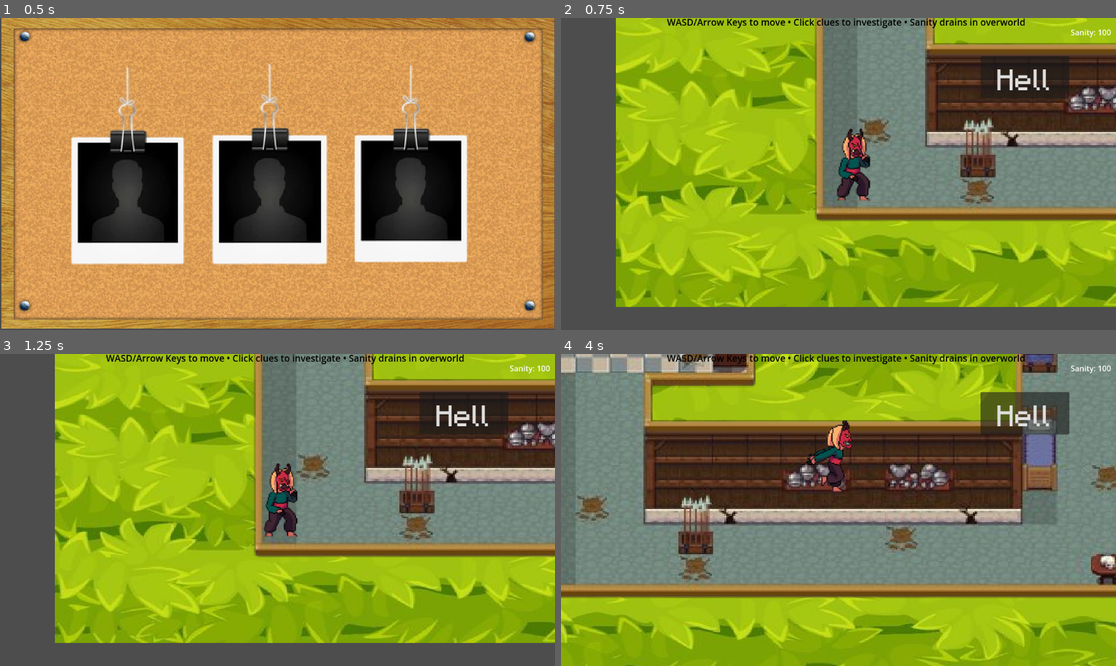
Above: before the commit, frames 1-4 (two rows, left to right).
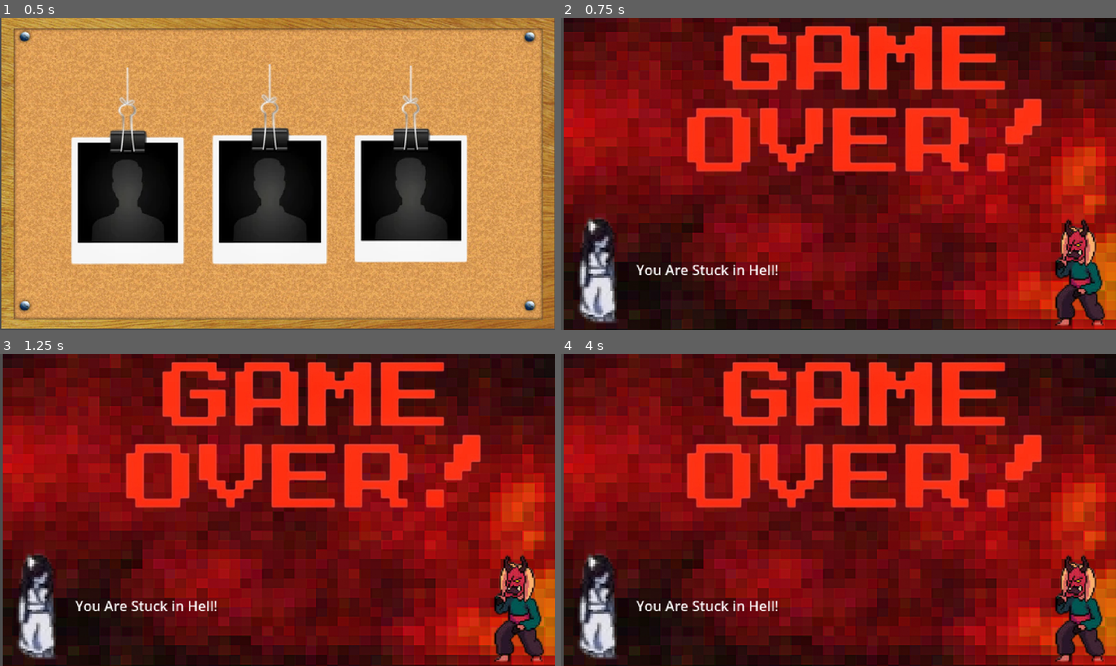
Above: after the commit, the same moments.

Repository: ShauryaVatsal/DaydreamGamejam
Game: Godot game, scene res://scenes/guessing.tscn
The game is run twice, just before and just after one commit, with the same random seed, the same clock (stepped at 60 frames per second) and the same inputs. This scene is started directly instead of the project's main scene.
Inputs (mouse positions are in pixels of both pictures, inside the frame that each line leads up to):
- Up to frame 1 (0.5 s): no input
- Up to frame 2 (0.75 s): click (688, 202) at 0.5 s
- Up to frame 3 (1.25 s): no input
- Up to frame 4 (4 s): tap Enter at 1.25 s; hold Right (Right) 1.28-2.03 s; tap Up (Jump) at 1.52, 2.27, 3.77 s; hold Down (Down) 2.03-2.78 s; hold Right (Right) 2.78-3.53 s; hold W from 3.53 s (still down)

Frame 1 is identical in both runs. In frame 2, 99% of the frame differs, in the area x 0-100%, y 0-100%; in frame 3, 99%; in frame 4, 100%.

Commit message:
added win and lose screen

Diff:
--- /dev/null
+++ b/scenes/dead.tscn
@@ -0,0 +1,151 @@
+[gd_scene load_steps=20 format=3 uid="uid://d1kikrtkc1kf1"]
+
+[ext_resource type="Texture2D" uid="uid://bbxt8gsj8kn8i" path="res://assets/flippedghots.png" id="1_tnkcu"]
+[ext_resource type="Texture2D" uid="uid://b4wo2lt55qfkk" path="res://assets/hellbg.jpg" id="2_2s5mr"]
+[ext_resource type="Texture2D" uid="uid://ddcfjo8kfd045" path="res://assets/spirte_sheet-removebg-preview.png" id="2_70h2h"]
+[ext_resource type="Texture2D" uid="uid://ddb8ugdhbjek2" path="res://assets/backgameoverdone.png" id="3_70h2h"]
+
+[sub_resource type="AtlasTexture" id="AtlasTexture_dn0c2"]
+atlas = ExtResource("1_tnkcu")
+region = Rect2(1001, 0, 143, 170)
+
+[sub_resource type="AtlasTexture" id="AtlasTexture_5k6an"]
+atlas = ExtResource("1_tnkcu")
+region = Rect2(858, 0, 143, 170)
+
+[sub_resource type="AtlasTexture" id="AtlasTexture_y7112"]
+atlas = ExtResource("1_tnkcu")
+region = Rect2(715, 0, 143, 170)
+
+[sub_resource type="AtlasTexture" id="AtlasTexture_n2800"]
+atlas = ExtResource("1_tnkcu")
+region = Rect2(572, 0, 143, 170)
+
+[sub_resource type="AtlasTexture" id="AtlasTexture_fk8rp"]
+atlas = ExtResource("1_tnkcu")
+region = Rect2(429, 0, 143, 170)
+
+[sub_resource type="SpriteFrames" id="SpriteFrames_wnlw2"]
+animations = [{
+"frames": [{
+"duration": 1.0,
+"texture": SubResource("AtlasTexture_dn0c2")
+}, {
+"duration": 1.0,
+"texture": SubResource("AtlasTexture_5k6an")
+}, {
+"duration": 1.0,
+"texture": SubResource("AtlasTexture_y7112")
+}, {
+"duration": 1.0,
+"texture": SubResource("AtlasTexture_n2800")
+}, {
+"duration": 1.0,
+"texture": SubResource("AtlasTexture_fk8rp")
+}],
+"loop": true,
+"name": &"default",
+"speed": 5.0
+}]
+
+[sub_resource type="CapsuleShape2D" id="CapsuleShape2D_kar5w"]
+radius = 95.0
+height = 228.0
+
+[sub_resource type="CapsuleShape2D" id="CapsuleShape2D_dn0c2"]
+radius = 66.0
+height = 220.0
+
+[sub_resource type="AtlasTexture" id="AtlasTexture_wnlw2"]
+atlas = ExtResource("2_70h2h")
+region = Rect2(68, 0, 68, 81)
+
+[sub_resource type="AtlasTexture" id="AtlasTexture_kar5w"]
+atlas = ExtResource("2_70h2h")
+region = Rect2(136, 0, 68, 81)
+
+[sub_resource type="AtlasTexture" id="AtlasTexture_3lilf"]
+atlas = ExtResource("2_70h2h")
+region = Rect2(204, 0, 68, 81)
+
+[sub_resource type="AtlasTexture" id="AtlasTexture_f4rch"]
+atlas = ExtResource("2_70h2h")
+region = Rect2(272, 0, 68, 81)
+
+[sub_resource type="AtlasTexture" id="AtlasTexture_xr3n6"]
+atlas = ExtResource("2_70h2h")
+region = Rect2(340, 0, 68, 81)
+
+[sub_resource type="AtlasTexture" id="AtlasTexture_k0dsp"]
+atlas = ExtResource("2_70h2h")
+region = Rect2(408, 0, 68, 81)
+
+[sub_resource type="SpriteFrames" id="SpriteFrames_lm3p2"]
+animations = [{
+"frames": [{
+"duration": 1.0,
+"texture": SubResource("AtlasTexture_wnlw2")
+}, {
+"duration": 1.0,
+"texture": SubResource("AtlasTexture_kar5w")
+}, {
+"duration": 1.0,
+"texture": SubResource("AtlasTexture_3lilf")
+}, {
+"duration": 1.0,
+"texture": SubResource("AtlasTexture_f4rch")
+}, {
+"duration": 1.0,
+"texture": SubResource("AtlasTexture_xr3n6")
+}, {
+"duration": 1.0,
+"texture": SubResource("AtlasTexture_k0dsp")
+}],
+"loop": true,
+"name": &"default",
+"speed": 5.0
+}]
+
+[node name="Dead" type="Node2D"]
+
+[node name="Node2D" type="Node2D" parent="."]
+
+[node name="CharacterBody2D" type="CharacterBody2D" parent="Node2D"]
+
+[node name="AnimatedSprite2D" type="AnimatedSprite2D" parent="Node2D/CharacterBody2D"]
+position = Vector2(1125.2501, 508.24826)
+scale = Vector2(2.1853147, 2.1853147)
+sprite_frames = SubResource("SpriteFrames_wnlw2")
+
+[node name="CollisionShape2D" type="CollisionShape2D" parent="Node2D/CharacterBody2D"]
+position = Vector2(1072, 536)
+shape = SubResource("CapsuleShape2D_kar5w")
+
+[node name="CharacterBody2D2" type="CharacterBody2D" parent="Node2D"]
+
+[node name="CollisionShape2D" type="CollisionShape2D" parent="Node2D/CharacterBody2D2"]
+position = Vector2(80, 526)
+shape = SubResource("CapsuleShape2D_dn0c2")
+
+[node name="AnimatedSprite2D" type="AnimatedSprite2D" parent="Node2D/CharacterBody2D2"]
+position = Vector2(39, 501.74997)
+scale = Vector2(4.5, 4.4999995)
+sprite_frames = SubResource("SpriteFrames_lm3p2")
+
+[node name="Label" type="Label" parent="Node2D/CharacterBody2D2/AnimatedSprite2D"]
+offset_left = 25.55556
+offset_right = 190.55556
+offset_bottom = 23.0
+scale = Vector2(0.4, 0.4)
+text = "You Are Stuck in Hell!"
+
+[node name="Hellbg" type="Sprite2D" parent="."]
+z_index = -5
+position = Vector2(587.5001, 331)
+scale = Vector2(0.2584444, 0.228)
+texture = ExtResource("2_2s5mr")
+
+[node name="Backgameoverdone" type="Sprite2D" parent="."]
+position = Vector2(625.3334, 176.24997)
+scale = Vector2(0.5993055, 0.5993055)
+texture = ExtResource("3_70h2h")
--- /dev/null
+++ b/scenes/winner.tscn
@@ -0,0 +1,3 @@
+[gd_scene format=3 uid="uid://b6fnck55inqmd"]
+
+[node name="Winner" type="Node2D"]
--- a/scripts/timetoguess.gd
+++ b/scripts/timetoguess.gd
@@ -3,12 +3,12 @@
 
 
 func _on_wrong_pressed() -> void:
-	get_tree().change_scene_to_file("res://scenes/MainGame.tscn")
+	get_tree().change_scene_to_file("res://scenes/dead.tscn")
 
 
 func _on_correct_pressed() -> void:
-	get_tree().change_scene_to_file("res://scenes/MainGame.tscn")
+	get_tree().change_scene_to_file("res://scenes/winner.tscn")
 
 
 func _on_wrong_2_pressed() -> void:
-	get_tree().change_scene_to_file("res://scenes/MainGame.tscn")
+	get_tree().change_scene_to_file("res://scenes/dead.tscn")
Binary file added: assets/backgameoverdone.png
Not shown, added: assets/backgameoverdone.png.import
Binary file added: assets/five-of-the-best-game-over-screens-1590748640300.webp
Not shown, added: assets/five-of-the-best-game-over-screens-1590748640300.webp.import
Binary file added: assets/gettyimages-1447471637-640x640.jpg
Not shown, added: assets/gettyimages-1447471637-640x640.jpg.import
Not shown: 1 places in scenes/beginningcutscene.tscn that only renumber resources
Not shown, changed: .DS_Store
